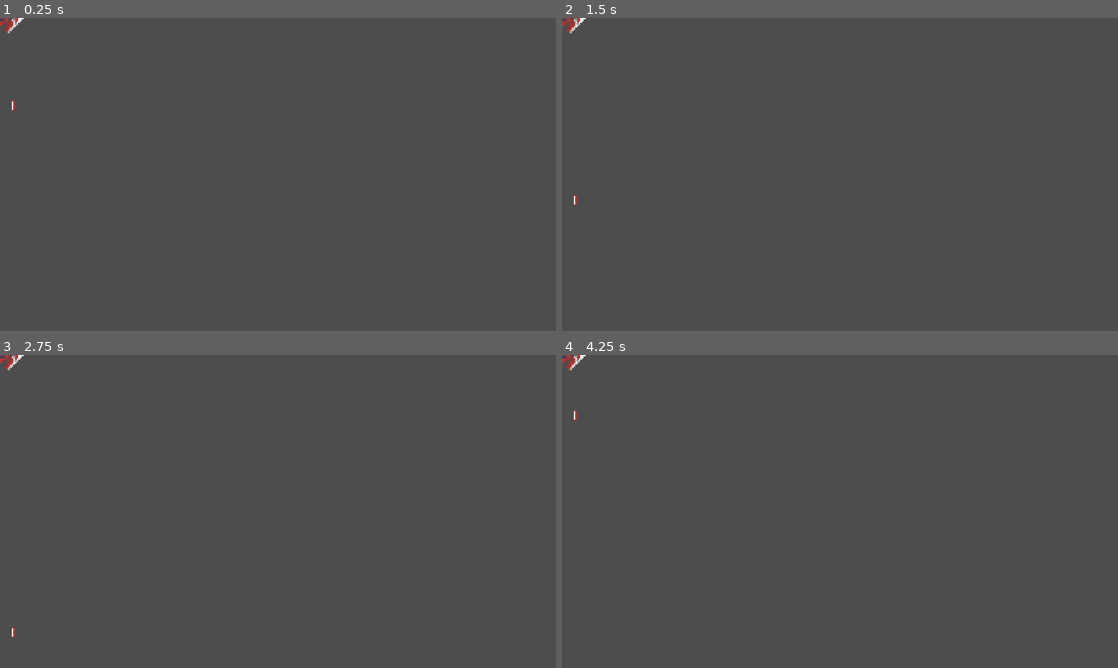
Above: before the commit, frames 1-4 (two rows, left to right).
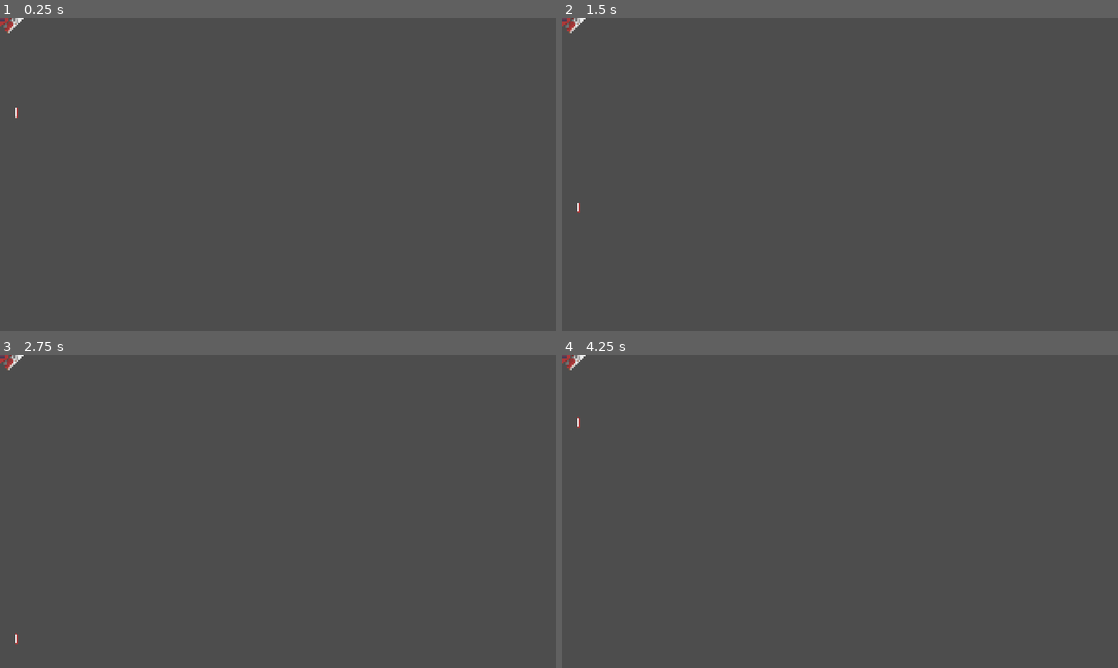
Above: after the commit, the same moments.

Repository: robertsforrest/modular_bullet_hell
Game: Godot game, scene res://Entities/Enemies/Bases/EnemyTankB.tscn
Same seed, same stepped clock (60 frames per second), same inputs: the game is played once before the commit and once after it. This scene is started directly instead of the project's main scene.
Inputs (mouse positions are in pixels of both pictures, inside the frame that each line leads up to):
- Up to frame 1 (0.25 s): no input
- Up to frame 2 (1.5 s): drag from (573, 24) to (573, 215) at 0.52 s; drag from (728, 190) to (573, 24) at 1.27 s
- Up to frame 3 (2.75 s): move the mouse to (333, 442) at 2.02 s; hold D (move_right) from 2.03 s (still down); tap Space (flip_part) at 2.1 s
- Up to frame 4 (4.25 s): release D (move_right) at 2.75 s; drag from (812, 574) to (573, 639) at 2.77 s; move the mouse to (1006, 558) at 3.52 s; hold A (move_left) from 3.53 s (still down); tap Space (flip_part) at 3.6 s

The runs differ from the first frame. In frame 1, less than 0.1% of the frame differs, in the area x 0-4%, y 0-32%; in frame 2, less than 0.1%; in frame 3, less than 0.1%; in frame 4, less than 0.1%.

Commit message:
Ironed out some jank with enemy designs

Diff:
--- a/Entities/Enemies/Bases/EnemyBasicA.tscn
+++ b/Entities/Enemies/Bases/EnemyBasicA.tscn
@@ -21,7 +21,7 @@
 scale = Vector2(-1, 1)
 
 [node name="EnemyLaserGun" parent="." unique_id=2092387067 instance=ExtResource("4_r1h5y")]
-position = Vector2(-24, 16)
+position = Vector2(-56, -8)
 
 [node name="EnemyLaserGun2" parent="." unique_id=921001832 instance=ExtResource("4_r1h5y")]
-position = Vector2(24, 16)
+position = Vector2(56, -8)
--- a/Entities/Enemies/Bases/EnemyBasicB.tscn
+++ b/Entities/Enemies/Bases/EnemyBasicB.tscn
@@ -5,7 +5,7 @@
 [ext_resource type="PackedScene" uid="uid://dhhactfo7i5w2" path="res://Entities/Enemies/Components/Wings/EnemyWingB.tscn" id="3_2ynux"]
 [ext_resource type="PackedScene" uid="uid://g0qfkxs5vpij" path="res://Entities/Enemies/Components/Guns/EnemyLaserGun.tscn" id="4_sj7uv"]
 
-[node name="EnemyBasicB" type="Node2D" unique_id=731651476 node_paths=PackedStringArray("ship_core", "components")]
+[node name="EnemyBasicB" type="Node2D" unique_id=731651476 node_paths=PackedStringArray("ship_core", "components") groups=["enemies"]]
 script = ExtResource("1_x31x2")
 ship_core = NodePath("EnemyCoreBasic")
 components = [NodePath("EnemyWingB"), NodePath("EnemyWingB2"), NodePath("EnemyLaserGun"), NodePath("EnemyLaserGun2")]
--- a/Entities/Enemies/Bases/EnemyTankA.tscn
+++ b/Entities/Enemies/Bases/EnemyTankA.tscn
@@ -6,7 +6,7 @@
 [ext_resource type="PackedScene" uid="uid://c0gef8ubj4qmc" path="res://Entities/Enemies/Components/Wings/EnemyWingC.tscn" id="4_ddx6k"]
 [ext_resource type="PackedScene" uid="uid://g0qfkxs5vpij" path="res://Entities/Enemies/Components/Guns/EnemyLaserGun.tscn" id="5_pgkgf"]
 
-[node name="EnemyTankA" type="Node2D" unique_id=325504325 node_paths=PackedStringArray("ship_core", "components")]
+[node name="EnemyTankA" type="Node2D" unique_id=325504325 node_paths=PackedStringArray("ship_core", "components") groups=["enemies"]]
 script = ExtResource("1_7uj0p")
 ship_core = NodePath("EnemyCoreTank")
 components = [NodePath("EnemyWingB"), NodePath("EnemyWingB2"), NodePath("EnemyWingC"), NodePath("EnemyWingC2"), NodePath("EnemyLaserGun"), NodePath("EnemyLaserGun3"), NodePath("EnemyLaserGun4"), NodePath("EnemyLaserGun2")]
@@ -36,11 +36,11 @@
 scale = Vector2(-1, 1)
 hp = 2.0
 
+[node name="EnemyLaserGun3" parent="." unique_id=1799575229 instance=ExtResource("5_pgkgf")]
+position = Vector2(-24, 24)
+
 [node name="EnemyLaserGun" parent="." unique_id=2092387067 instance=ExtResource("5_pgkgf")]
 position = Vector2(-56, 40)
-
-[node name="EnemyLaserGun3" parent="." unique_id=1799575229 instance=ExtResource("5_pgkgf")]
-position = Vector2(-24, 24)
 
 [node name="EnemyLaserGun4" parent="." unique_id=287934526 instance=ExtResource("5_pgkgf")]
 position = Vector2(24, 24)
--- a/Entities/Enemies/Bases/EnemyTankB.tscn
+++ b/Entities/Enemies/Bases/EnemyTankB.tscn
@@ -6,7 +6,7 @@
 [ext_resource type="PackedScene" uid="uid://c0gef8ubj4qmc" path="res://Entities/Enemies/Components/Wings/EnemyWingC.tscn" id="4_1yeqo"]
 [ext_resource type="PackedScene" uid="uid://g0qfkxs5vpij" path="res://Entities/Enemies/Components/Guns/EnemyLaserGun.tscn" id="5_j25fd"]
 
-[node name="EnemyTankB" type="Node2D" unique_id=1009218630 node_paths=PackedStringArray("ship_core", "components")]
+[node name="EnemyTankB" type="Node2D" unique_id=1009218630 node_paths=PackedStringArray("ship_core", "components") groups=["enemies"]]
 script = ExtResource("1_wr6xg")
 ship_core = NodePath("EnemyCoreTank")
 components = [NodePath("EnemyWingA"), NodePath("EnemyWingA2"), NodePath("EnemyWingC"), NodePath("EnemyWingC2"), NodePath("EnemyLaserGun"), NodePath("EnemyLaserGun2")]
@@ -33,7 +33,7 @@
 scale = Vector2(-1, 1)
 
 [node name="EnemyLaserGun" parent="." unique_id=2092387067 instance=ExtResource("5_j25fd")]
-position = Vector2(-44, -24)
+position = Vector2(-60, 0)
 
 [node name="EnemyLaserGun2" parent="." unique_id=112617667 instance=ExtResource("5_j25fd")]
-position = Vector2(44, -24)
+position = Vector2(56, 0)
--- a/Entities/Enemies/Components/Cores/EnemyCoreTank.tscn
+++ b/Entities/Enemies/Components/Cores/EnemyCoreTank.tscn
@@ -7,11 +7,13 @@
 [sub_resource type="ConvexPolygonShape2D" id="ConvexPolygonShape2D_sgbnf"]
 points = PackedVector2Array(-32, -24, 32, -24, 32, 8, 0, 32, -32, 8)
 
-[node name="EnemyCoreTank" type="Area2D" unique_id=710239867 node_paths=PackedStringArray("connection_points")]
+[node name="EnemyCoreTank" type="Area2D" unique_id=710239867 node_paths=PackedStringArray("connection_points", "collision_shape") groups=["ship_cores"]]
 z_index = 1
 script = ExtResource("1_4ftcs")
 hp = 10.0
 connection_points = [NodePath("ComponentSlot"), NodePath("ComponentSlot2"), NodePath("ComponentSlot3"), NodePath("ComponentSlot4"), NodePath("ComponentSlot5"), NodePath("ComponentSlot6")]
+component_size = 3
+collision_shape = NodePath("CollisionShape2D")
 metadata/_custom_type_script = "uid://b6yc6accyy626"
 
 [node name="Sprite2D" type="Sprite2D" parent="." unique_id=504533531]
@@ -22,18 +24,24 @@
 
 [node name="ComponentSlot" parent="." unique_id=1604551304 instance=ExtResource("3_4ftcs")]
 position = Vector2(-32, -16)
+max_size = 3
 
 [node name="ComponentSlot2" parent="." unique_id=984594500 instance=ExtResource("3_4ftcs")]
 position = Vector2(-32, 8)
+max_size = 3
 
 [node name="ComponentSlot3" parent="." unique_id=1951246519 instance=ExtResource("3_4ftcs")]
 position = Vector2(32, -16)
+max_size = 3
 
 [node name="ComponentSlot4" parent="." unique_id=1576419308 instance=ExtResource("3_4ftcs")]
 position = Vector2(32, 8)
+max_size = 3
 
 [node name="ComponentSlot5" parent="." unique_id=1270017746 instance=ExtResource("3_4ftcs")]
 position = Vector2(-16, 16)
+max_size = 3
 
 [node name="ComponentSlot6" parent="." unique_id=1394700947 instance=ExtResource("3_4ftcs")]
 position = Vector2(16, 16)
+max_size = 3
--- a/Entities/Enemies/Components/Guns/EnemyLaserGun.tscn
+++ b/Entities/Enemies/Components/Guns/EnemyLaserGun.tscn
@@ -8,10 +8,12 @@
 [sub_resource type="CapsuleShape2D" id="CapsuleShape2D_ldsc7"]
 radius = 8.0
 
-[node name="EnemyLaserGun" type="Area2D" unique_id=2092387067 node_paths=PackedStringArray("cooldown_timer", "collision_shape")]
+[node name="EnemyLaserGun" type="Area2D" unique_id=2092387067 node_paths=PackedStringArray("cooldown_timer", "connection_points", "collision_shape")]
 script = ExtResource("1_ldsc7")
 bullet_tscn = ExtResource("2_wrh81")
 cooldown_timer = NodePath("CooldownTimer")
+connection_points = [NodePath("ComponentSlot")]
+component_size = 1
 collision_shape = NodePath("CollisionShape2D")
 metadata/_custom_type_script = "uid://cifvb8ffvv5kn"
 
@@ -27,3 +29,5 @@
 one_shot = true
 
 [node name="ComponentSlot" parent="." unique_id=1604551304 instance=ExtResource("4_ipuvy")]
+max_distance = 30.0
+max_connections = 2
--- a/Entities/Enemies/Components/Wings/EnemyWingA.tscn
+++ b/Entities/Enemies/Components/Wings/EnemyWingA.tscn
@@ -27,6 +27,7 @@
 position = Vector2(0, -24)
 max_size = 3
 max_distance = 30.0
+max_connections = 2
 
 [node name="ComponentSlot2" parent="." unique_id=345208359 instance=ExtResource("3_dgsvj")]
 position = Vector2(0, 24)
--- a/Entities/Enemies/Components/Wings/EnemyWingB.tscn
+++ b/Entities/Enemies/Components/Wings/EnemyWingB.tscn
@@ -21,6 +21,7 @@
 position = Vector2(-8, -16)
 max_size = 3
 max_distance = 30.0
+max_connections = 2
 
 [node name="ComponentSlot2" parent="." unique_id=345208359 instance=ExtResource("3_aiehj")]
 position = Vector2(-8, 32)
--- a/Entities/Enemies/Components/Wings/EnemyWingC.tscn
+++ b/Entities/Enemies/Components/Wings/EnemyWingC.tscn
@@ -26,7 +26,8 @@
 [node name="ComponentSlot" parent="." unique_id=1604551304 instance=ExtResource("3_bipnp")]
 position = Vector2(3, -24)
 max_size = 3
-max_distance = 30.0
+max_distance = 40.0
+max_connections = 2
 
 [node name="ComponentSlot2" parent="." unique_id=345208359 instance=ExtResource("3_bipnp")]
 position = Vector2(3, 24)
--- a/Entities/Enemies/enemy.gd
+++ b/Entities/Enemies/enemy.gd
@@ -21,9 +21,12 @@
 	# Link together existing components added either in the editor or
 	# programmatically in enemy_factory before being added to the scene tree
 	for component in components:
-		print("Adding " + str(component) + " to the enemy")
+		#print("Adding " + str(component) + " to the enemy")
 		component.run_slots_for_editor()
 		component.part_destroyed.connect(_on_part_destroyed)
+	# Debug output
+	#for component in components:
+		#print("Component: " + str(component) + " is connected? " + str(component.is_connected_to_core()))
 
 # Game loop - just pass along to component code
 func _physics_process(delta: float) -> void:
--- a/Environment/Asteroids/Asteroid.tscn
+++ b/Environment/Asteroids/Asteroid.tscn
@@ -1,7 +1,7 @@
 [gd_scene format=3 uid="uid://bmvqkfiw1dnw0"]
 
 [ext_resource type="Script" uid="uid://cmcj60u5t06e4" path="res://Environment/Asteroids/asteroid.gd" id="1_8j2xt"]
-[ext_resource type="Texture2D" uid="uid://brtj8aqsp7204" path="res://Environment/Asteroids/asteroid_large.png" id="2_7qpmh"]
+[ext_resource type="Texture2D" uid="uid://brtj8aqsp7204" path="res://Environment/Assets/asteroid_large.png" id="2_7qpmh"]
 
 [sub_resource type="CircleShape2D" id="CircleShape2D_8j2xt"]
 resource_local_to_scene = true
--- a/Environment/Asteroids/asteroid.gd
+++ b/Environment/Asteroids/asteroid.gd
@@ -2,9 +2,9 @@
 
 const asteroid_tscn: PackedScene = preload("res://Environment/Asteroids/Asteroid.tscn")
 const asteroid_textures: Dictionary = {
-	Enum.asteroid_size.SMALL: preload("res://Environment/Asteroids/asteroid_small.png"),
-	Enum.asteroid_size.MEDIUM: preload("res://Environment/Asteroids/asteroid_medium.png"),
-	Enum.asteroid_size.LARGE: preload("res://Environment/Asteroids/asteroid_large.png"),
+	Enum.asteroid_size.SMALL: preload("res://Environment/Assets/asteroid_small.png"),
+	Enum.asteroid_size.MEDIUM: preload("res://Environment/Assets/asteroid_medium.png"),
+	Enum.asteroid_size.LARGE: preload("res://Environment/Assets/asteroid_large.png"),
 }
 const collision_radius: Dictionary = {
 	Enum.asteroid_size.SMALL: 12.0,
@@ -52,6 +52,7 @@
 		# Apply some damage to the component
 		area.take_damage(1.0) # TODO: magic number naughty naughty!
 		hit_entity.velocity = hit_entity.velocity.bounce(self.global_position.direction_to(area.global_position))
+		self.direction = self.direction.bounce(area.global_position.direction_to(self.global_position))
 
 # Called when the asteroid gets killed
 func get_destroyed() -> void:
--- a/Main.tscn
+++ b/Main.tscn
@@ -3,7 +3,6 @@
 [ext_resource type="PackedScene" uid="uid://cton2g7db78di" path="res://Entities/Player/Player.tscn" id="1_glv2v"]
 [ext_resource type="Script" uid="uid://dr76c8jcliu7t" path="res://main.gd" id="1_uu6xs"]
 [ext_resource type="Script" uid="uid://dycix7gb5055g" path="res://Entities/Enemies/enemy_factory.gd" id="3_r0du0"]
-[ext_resource type="PackedScene" uid="uid://bmvqkfiw1dnw0" path="res://Environment/Asteroids/Asteroid.tscn" id="4_cm0pq"]
 
 [node name="Main" type="Node2D" unique_id=1605391203 node_paths=PackedStringArray("player", "camera", "enemy_factory")]
 script = ExtResource("1_uu6xs")
@@ -18,9 +17,3 @@
 
 [node name="Node" type="Node" parent="." unique_id=2127648709]
 script = ExtResource("3_r0du0")
-
-[node name="Asteroid" parent="." unique_id=922854381 instance=ExtResource("4_cm0pq")]
-position = Vector2(-624, -336)
-
-[node name="Asteroid2" parent="." unique_id=1087100330 instance=ExtResource("4_cm0pq")]
-position = Vector2(-560, -144)
Renamed: Environment/Asteroids/asteroid_large.png -> Environment/Assets/asteroid_large.png
Not shown, changed: Environment/Assets/asteroid_large.png.import
Renamed: Environment/Asteroids/asteroid_medium.png -> Environment/Assets/asteroid_medium.png
Not shown, changed: Environment/Assets/asteroid_medium.png.import
Renamed: Environment/Asteroids/asteroid_small.png -> Environment/Assets/asteroid_small.png
Not shown, changed: Environment/Assets/asteroid_small.png.import
